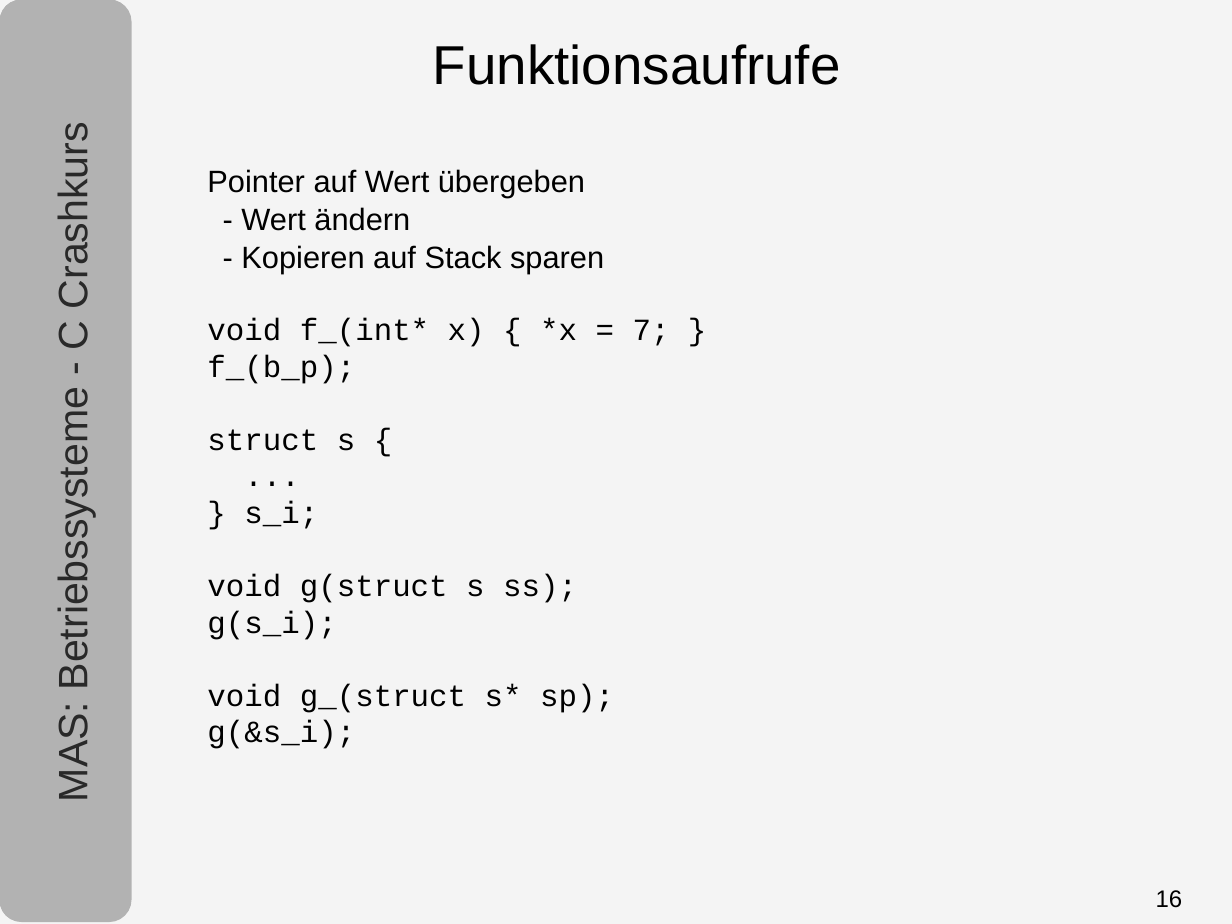
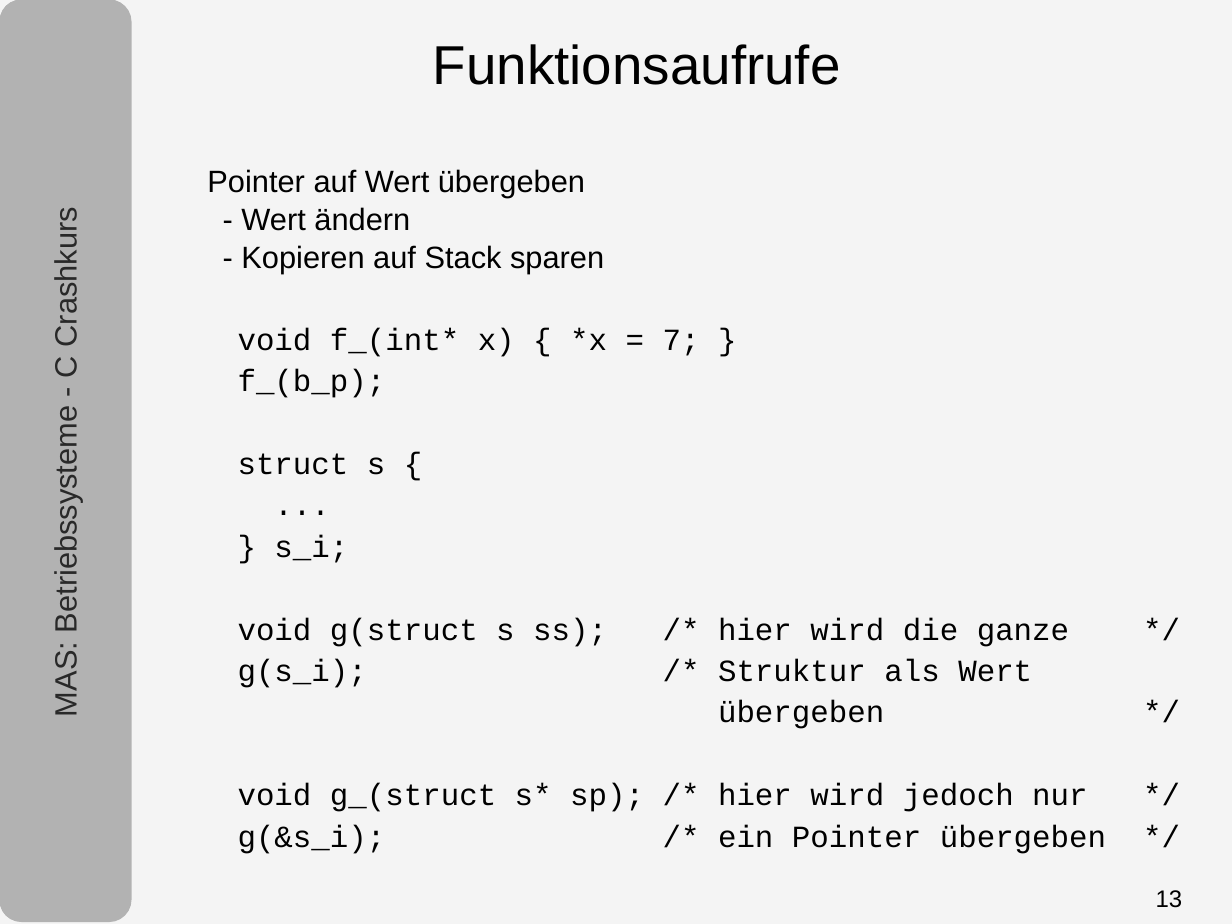
Before and after one commit to tpo/betriebssysteme, a slide deck: slide 13 of 05-1_C.odp (slide 16 before the commit). Drawn at 1232x924 pixels with LibreOffice and Linux fonts; fonts in the diff are those of the drawing. Boxes give left, top, right and bottom in pixels: in the first picture for what was removed or moved away, otherwise in the second. Text is boxed around its words. In the diff, an @@ line names an element or a change of style, - is before the commit and + after.

```diff
--- a/05-1_C.odp
+++ b/05-1_C.odp
@@ text "MAS: Betriebssysteme - C Crashkurs" at [49, 222, 83, 715]: size 24 to 18 pt @@
@@ text at [207, 169, 700, 563]: more space between paragraphs; indent changed @@
@@ text at [238, 618, 1106, 854]: text changed @@
-void g(struct s ss);
-g(s_i);
-void g_(struct s* sp);
-g(&s_i);
+void g(struct s ss); /* hier wird die ganze */
+g(s_i); /* Struktur als Wert
+übergeben */
+void g_(struct s* sp); /* hier wird jedoch nur */
+g(&s_i); /* ein Pointer übergeben */
@@ page number at [1156, 890, 1183, 908]: text changed @@
-16
+13
```
Also in this commit, not shown: 15 other slides changed, 1 slide added, 3 slides removed.
